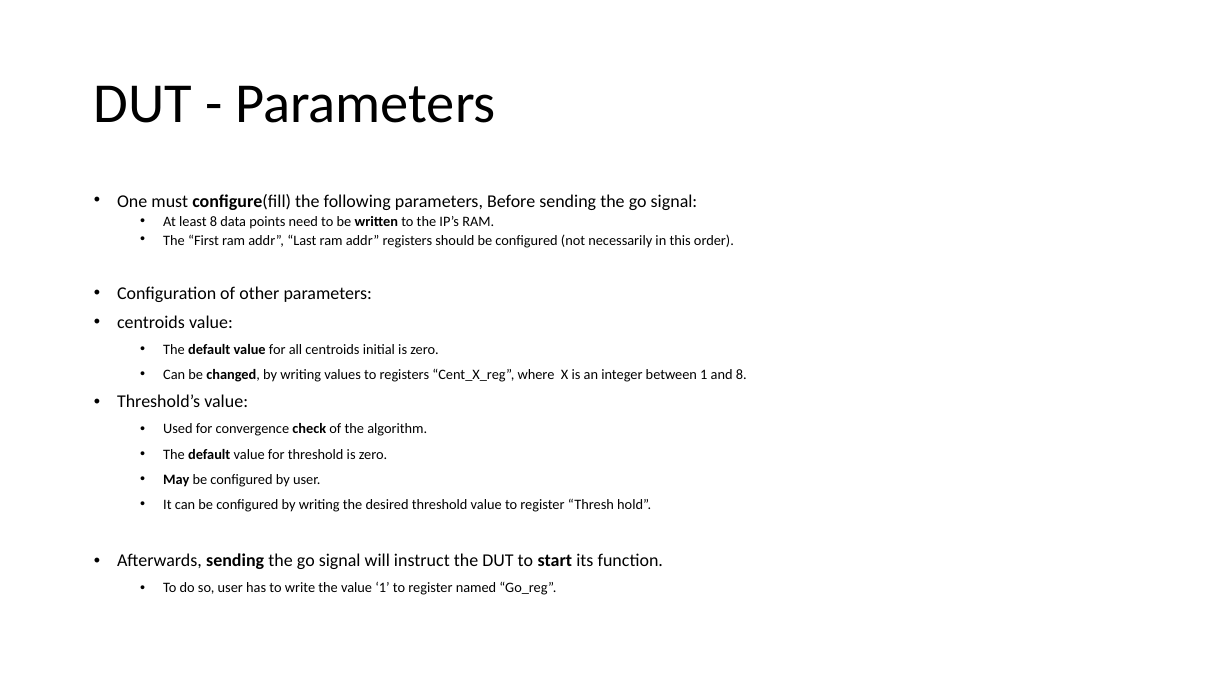
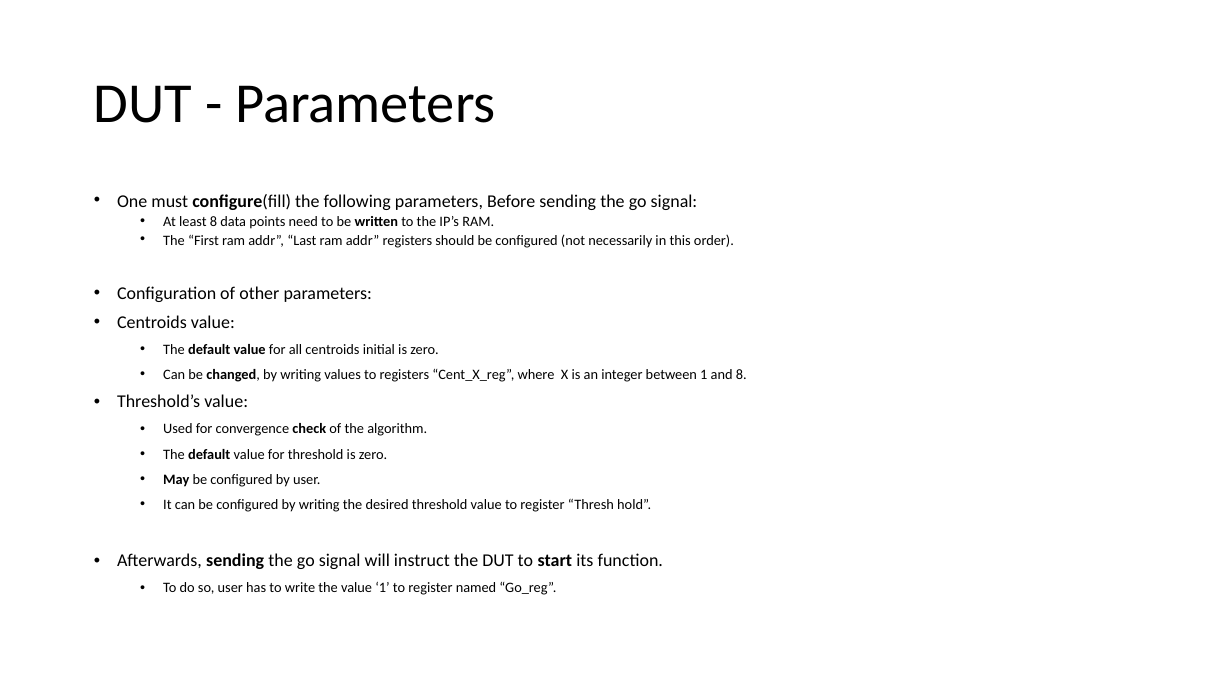
Before and after one commit to liotahuf/UVM_project, a slide deck: slide 18 of Final presentation 3.pptx. Drawn at 1232x693 pixels with LibreOffice and Linux fonts; fonts in the diff are those of the drawing. Boxes give left, top, right and bottom in pixels: in the first picture for what was removed or moved away, otherwise in the second. Text is boxed around its words. In the diff, an @@ line names an element or a change of style, - is before the commit and + after.

Commit message:
grammar fixefinal ptt 3

```diff
--- a/Final presentation 3.pptx
+++ b/Final presentation 3.pptx
@@ text at box(117, 315, 235, 328): text changed @@
-• centroids value:
+• Centroids value:
```
